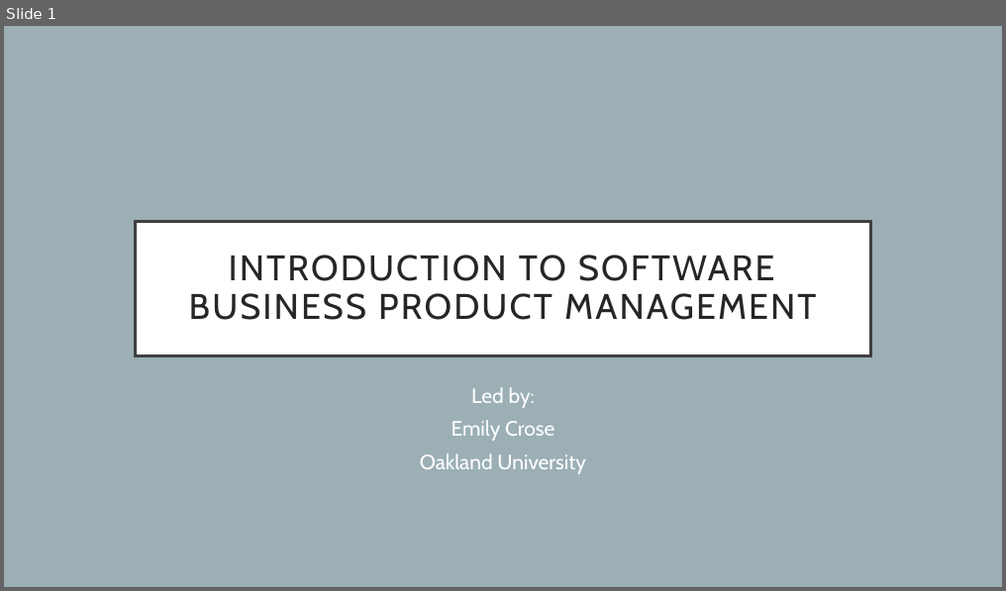
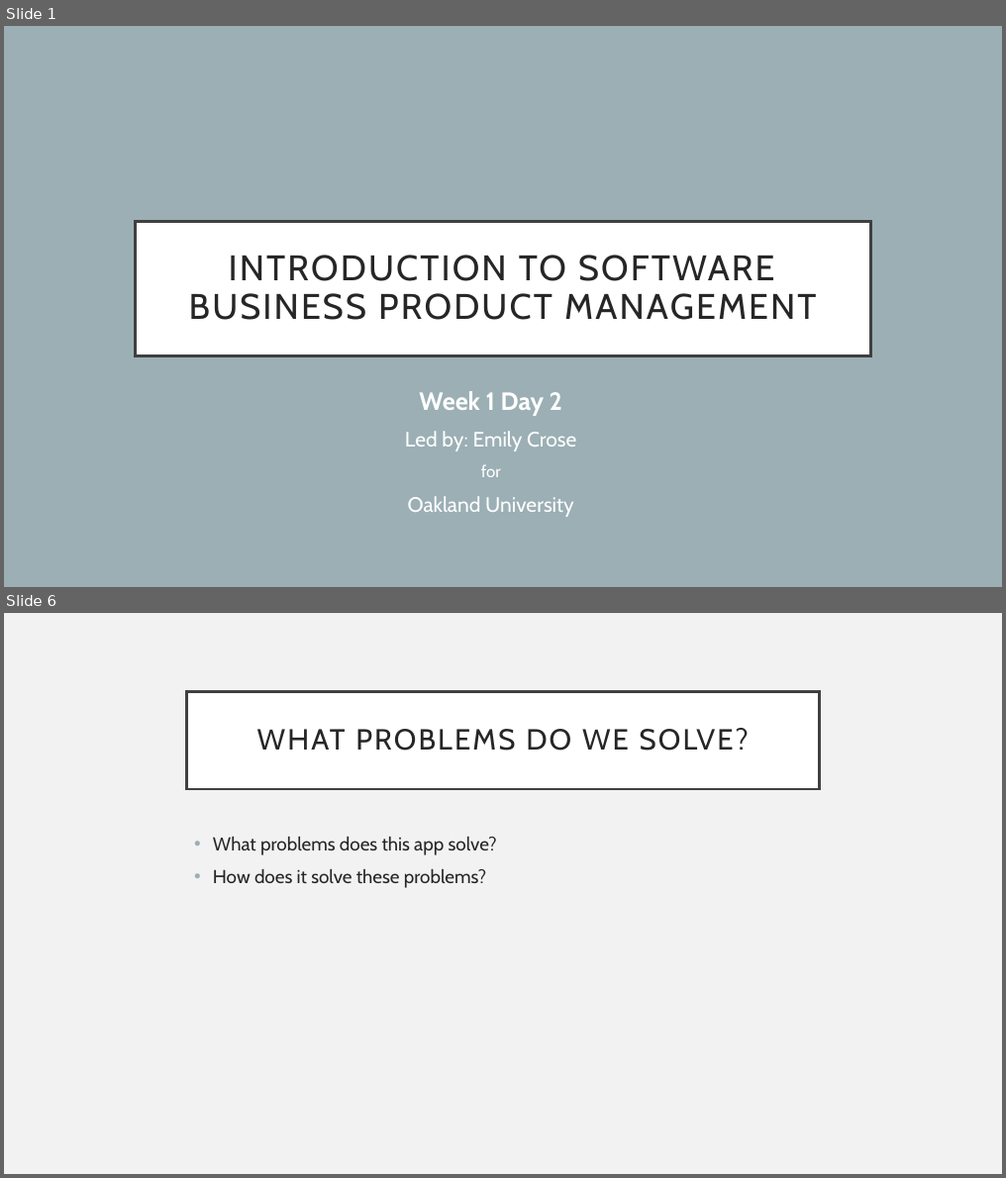
Before and after one commit to hexa-decim8/ISBPM, a slide deck: Class_Materials/Week_1/Day_2/ISBPM w1d2.pptx. Shown one above the other, each under a label of ours: slide 1 before the commit, slides 1 and 6 after it; the slides between them are not shown. The pictures are 1006x591 and 1006x1178 pixels, drawn with LibreOffice and Linux fonts; fonts in the diff are those of the drawing. Boxes give left, top, right and bottom in pixels: in the first picture for what was removed or moved away, otherwise in the second. Text is boxed around its words. In the diff, an @@ line names an element or a change of style, - is before the commit and + after.

```diff
--- a/Class_Materials/Week_1/Day_2/ISBPM w1d2.pptx
+++ b/Class_Materials/Week_1/Day_2/ISBPM w1d2.pptx
@@ slide 6 added at (4,613,1002,1174), background #F2F2F2 @@
@@ title added at (187,691,819,789), fill #FFFFFF, outline #404040 2.5 pt, 28 pt, text #262626 @@
+WHAT PROBLEMS DO WE SOLVE?
@@ text added at (213,837,497,888), 18 pt, text #262626 @@
+• What problems does this app solve?
+• How does it solve these problems?
@@ slide 1 changed as well @@
@@ subtitle "Week 1 Day 2": place and size @@
-subtitle "Week 1 Day 2" at (420,387,586,474)
+subtitle "Week 1 Day 2" at (405,391,576,517)
@@ subtitle at (405,391,576,477): text changed @@
-Led by:
-Emily Crose
+Week 1 Day 2
+Led by: Emily Crose
+for
@@ subtitle at (408,496,574,517): line spacing 0.9 to 1 @@
```
Also in this commit, not shown: 5 other slides added, 6 slides removed.
